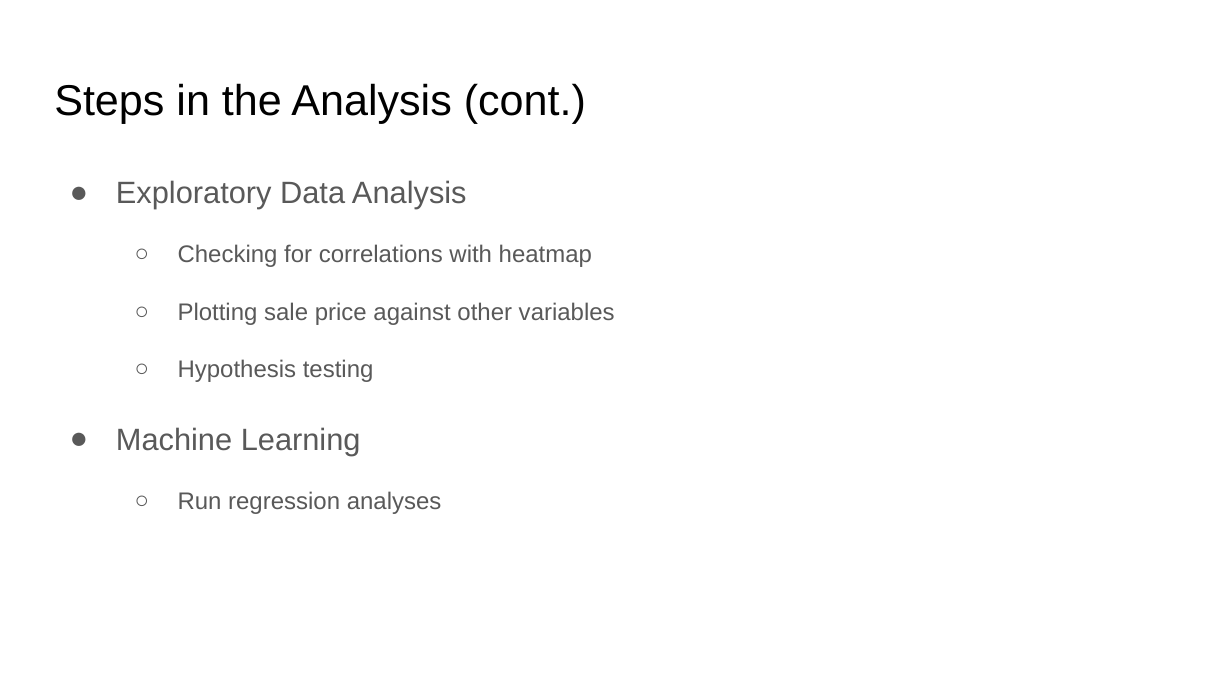
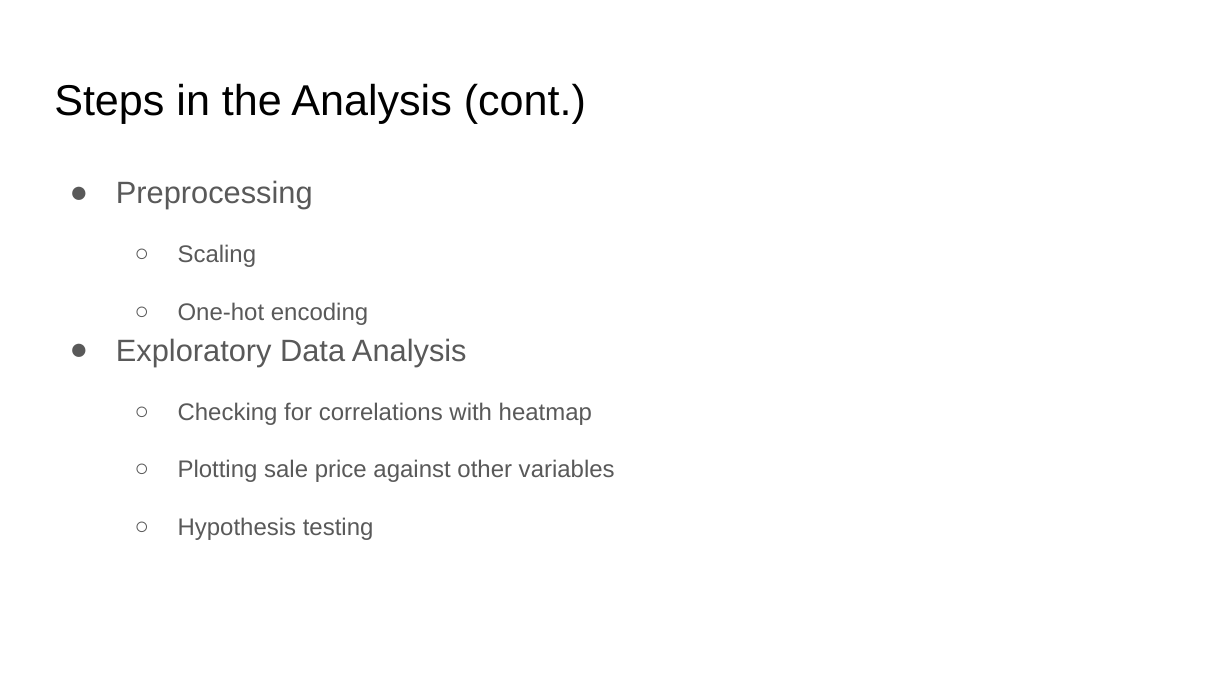
Before and after one commit to smaxwell953/Springboard_DSC_Career_Track, a slide deck: slide 7 of Capstone 2/Capstone Presentation.pptx (slide 6 before the commit). Drawn at 1232x693 pixels with LibreOffice and Linux fonts; fonts in the diff are those of the drawing. Boxes give left, top, right and bottom in pixels: in the first picture for what was removed or moved away, otherwise in the second. Text is boxed around its words. In the diff, an @@ line names an element or a change of style, - is before the commit and + after.

```diff
--- a/Capstone 2/Capstone Presentation.pptx
+++ b/Capstone 2/Capstone Presentation.pptx
@@ text at [116, 180, 368, 325]: paragraphs added @@
+● Preprocessing
+  ○ Scaling
+  ○ One-hot encoding
@@ text at [116, 427, 442, 514]: paragraphs removed @@
-● Machine Learning
-  ○ Run regression analyses
```
Also in this commit, not shown: 5 other slides changed, 3 slides added, 1 other file.
